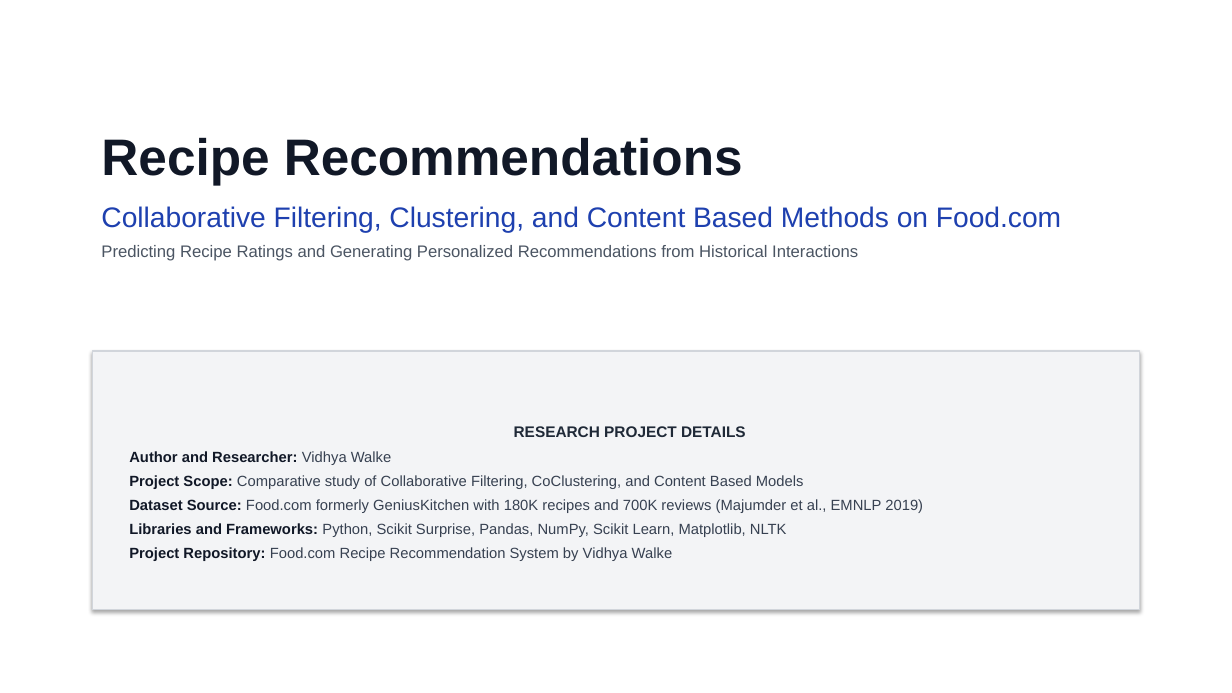
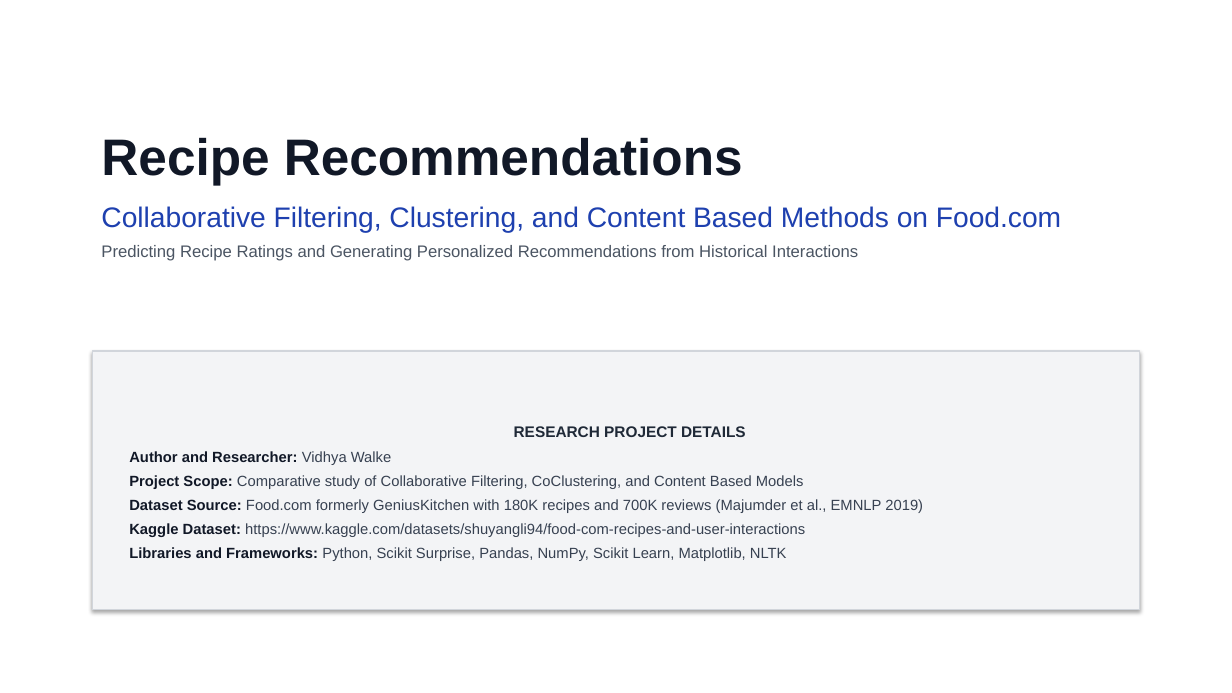
Before and after one commit to vidhyawalke/Recipe-Recommender-System, a slide deck: slide 1 of Recipe_Recommender_Presentation.pptx. Drawn at 1232x693 pixels with LibreOffice and Linux fonts; fonts in the diff are those of the drawing. Boxes give left, top, right and bottom in pixels: in the first picture for what was removed or moved away, otherwise in the second. Text is boxed around its words. In the diff, an @@ line names an element or a change of style, - is before the commit and + after.

Commit message:
add kaggle dataset link in presentation

```diff
--- a/Recipe_Recommender_Presentation.pptx
+++ b/Recipe_Recommender_Presentation.pptx
@@ text in rectangle at [129, 523, 805, 537]: paragraph added @@
+Kaggle Dataset: https://www.kaggle.com/datasets/shuyangli94/food-com-recipes-and-user-interactions
@@ text in rectangle at [129, 547, 673, 561]: paragraph removed @@
-Project Repository: Food.com Recipe Recommendation System by Vidhya Walke
```
